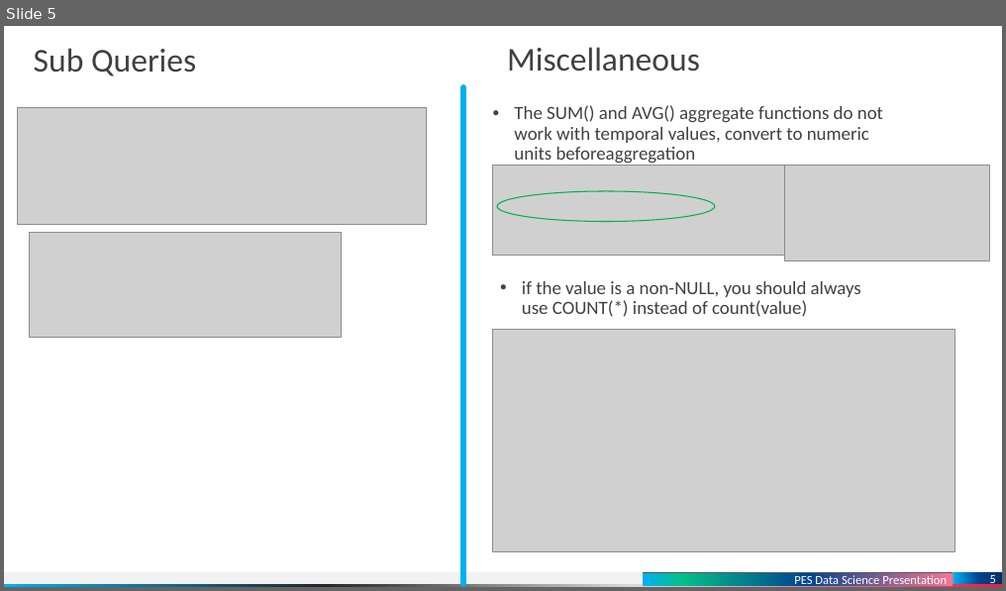
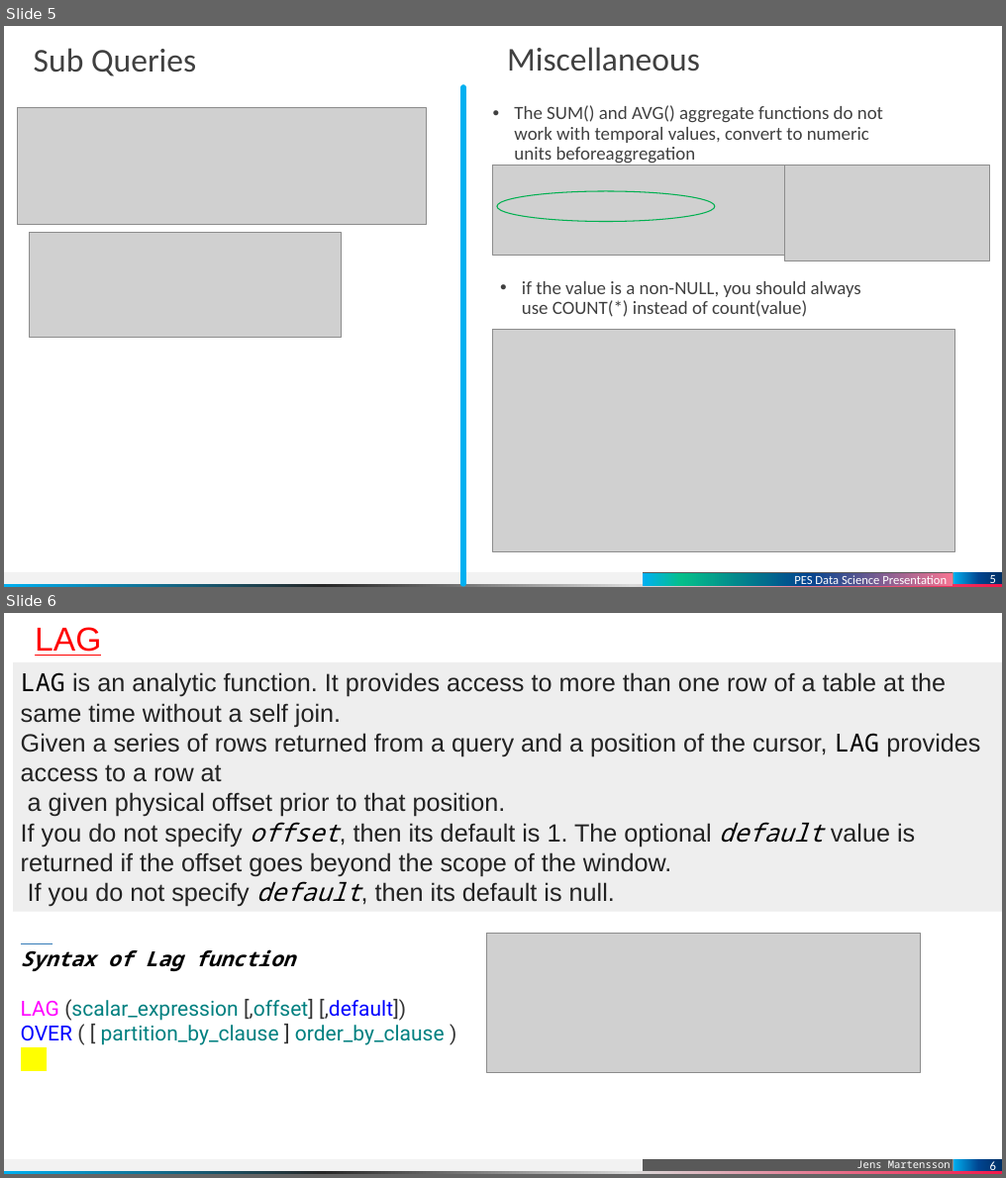
Before and after one commit to dinuthomas/pesmtech, a slide deck: presentation/medicine.pptx. Shown one above the other, each under a label of ours: slide 5 before the commit, slides 5 and 6 after it. The pictures are 1006x591 and 1006x1178 pixels, drawn with LibreOffice and Linux fonts; fonts in the diff are those of the drawing; grey boxes stand for pictures. Boxes give left, top, right and bottom in pixels: in the first picture for what was removed or moved away, otherwise in the second. Text is boxed around its words. In the diff, an @@ line names an element or a change of style, - is before the commit and + after.

```diff
--- a/presentation/medicine.pptx
+++ b/presentation/medicine.pptx
@@ slide 6 added at bbox=[4, 613, 1002, 1174], background #FFFFFF; not listed: 3 template elements that a slide beside it also shows @@
@@ text added at bbox=[35, 627, 101, 656], 32 pt, text #FF0000, underline @@
+LAG
@@ rectangle added at bbox=[13, 663, 1002, 912], fill #EEEEEE, 24 pt, text #222222 @@
+LAG is an analytic function. It provides access to more than one row of a table at the same time without a self join.
+Given a series of rows returned from a query and a position of the cursor, LAG provides access to a row at
+a given physical offset prior to that position.
+If you do not specify offset, then its default is 1. The optional default value is returned if the offset goes beyond the scope of the window.
+If you do not specify default, then its default is null.
@@ picture added at bbox=[487, 934, 921, 1072] @@
@@ text added at bbox=[21, 950, 445, 1046], 20 pt, text #008080 @@
+Syntax of Lag function
+LAG (scalar_expression [,offset] [,default])
+OVER ( [ partition_by_clause ] order_by_clause )
@@ page number added at bbox=[953, 1159, 1002, 1171], fill gradient #003065 to #004490 to #00B0F0, 12 pt, text #FFFFFF @@
+6
```
Also in this commit, not shown: 1 slide changed, 2 other slides added, 8 slides removed.
